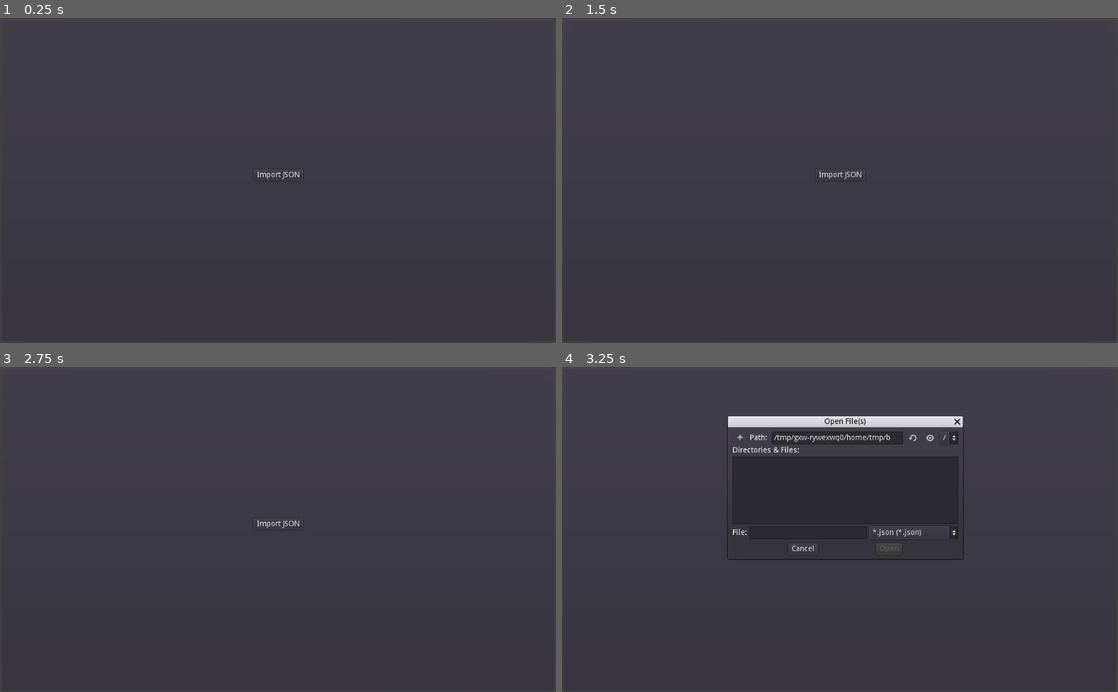
Above: before the commit, frames 1-4 (two rows, left to right).
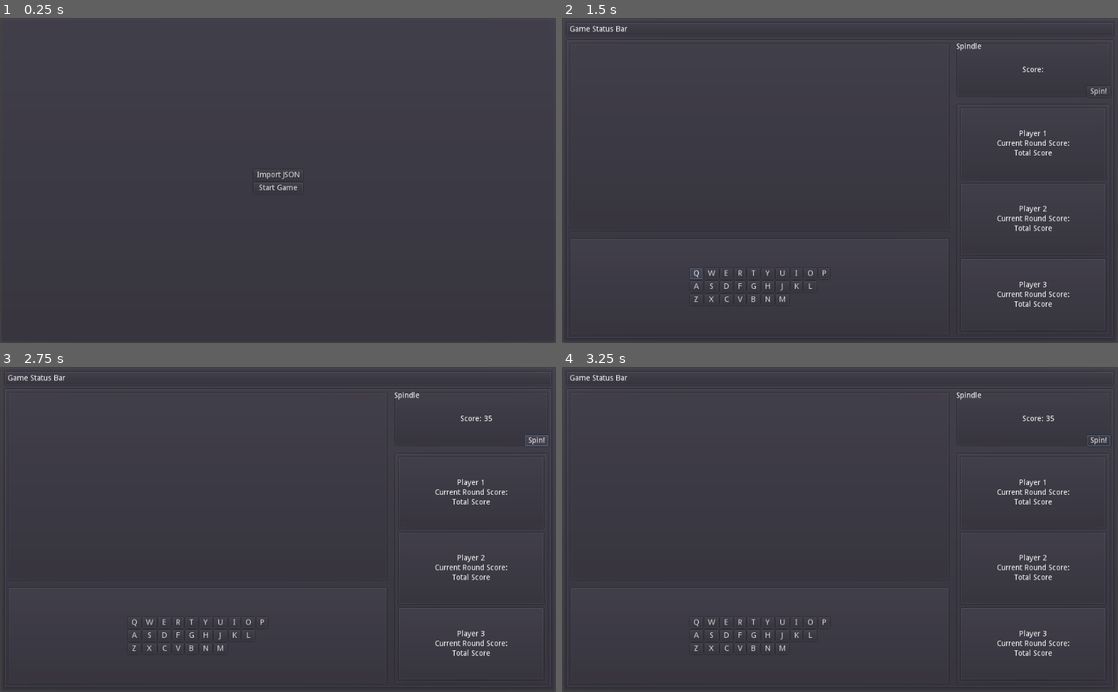
Above: after the commit, the same moments.

Repository: zacryol/spindle-of-serendipity
Game: Godot game, scene res://game/menus/MainMenu.tscn
Same seed, same stepped clock (60 frames per second), same inputs: the game is played once before the commit and once after it.
Inputs (mouse positions are in pixels of both pictures, inside the frame that each line leads up to):
- Up to frame 1 (0.25 s): no input
- Up to frame 2 (1.5 s): click (840, 187) at 0.5 s, where only the run after the commit has a clickable "Start Game"; click (695, 274) at 1.25 s, where only the run after the commit has a clickable "Q"
- Up to frame 3 (2.75 s): click (539, 441) at 2 s, where only the run after the commit has a clickable "Spin!"
- Up to frame 4 (3.25 s): click (840, 523) at 2.75 s, where only the run before the commit has a clickable "Import JSON"

The runs differ from the first frame. In frame 1, less than 0.1% of the frame differs, in the area x 45-55%, y 50-53%; in frame 2, 1.2%; in frame 3, 1.3%; in frame 4, 3.7%, in the area x 1-99%, y 2-89%.
Error after the commit: Division By Zero in operator '%'. (res://system/singletons/EntryManager.gd:20)

Commit message:
Created Start Game function on Main Menu

Diff:
--- a/game/menus/MainMenu.gd
+++ b/game/menus/MainMenu.gd
@@ -26,3 +26,8 @@
 		Directory.new().copy(path, save_path)
 
 	pass # Replace with function body.
+
+
+func _on_StartButton_pressed():
+	get_tree().change_scene("res://game/GamePanel.tscn")
+	pass # Replace with function body.
--- a/game/menus/MainMenu.tscn
+++ b/game/menus/MainMenu.tscn
@@ -36,6 +36,12 @@
 margin_bottom = 20.0
 text = "Import JSON"
 
+[node name="StartButton" type="Button" parent="VBoxContainer"]
+margin_top = 24.0
+margin_right = 91.0
+margin_bottom = 44.0
+text = "Start Game"
+
 [node name="FileDialog" type="FileDialog" parent="."]
 margin_left = 306.0
 margin_top = 111.0
@@ -49,4 +55,5 @@
 current_dir = "/home/zach/Documents/godot/spindle-of-serendipity"
 current_path = "/home/zach/Documents/godot/spindle-of-serendipity/"
 [connection signal="pressed" from="VBoxContainer/ImportButton" to="." method="_on_ImportButton_pressed"]
+[connection signal="pressed" from="VBoxContainer/StartButton" to="." method="_on_StartButton_pressed"]
 [connection signal="files_selected" from="FileDialog" to="." method="_on_FileDialog_files_selected"]
